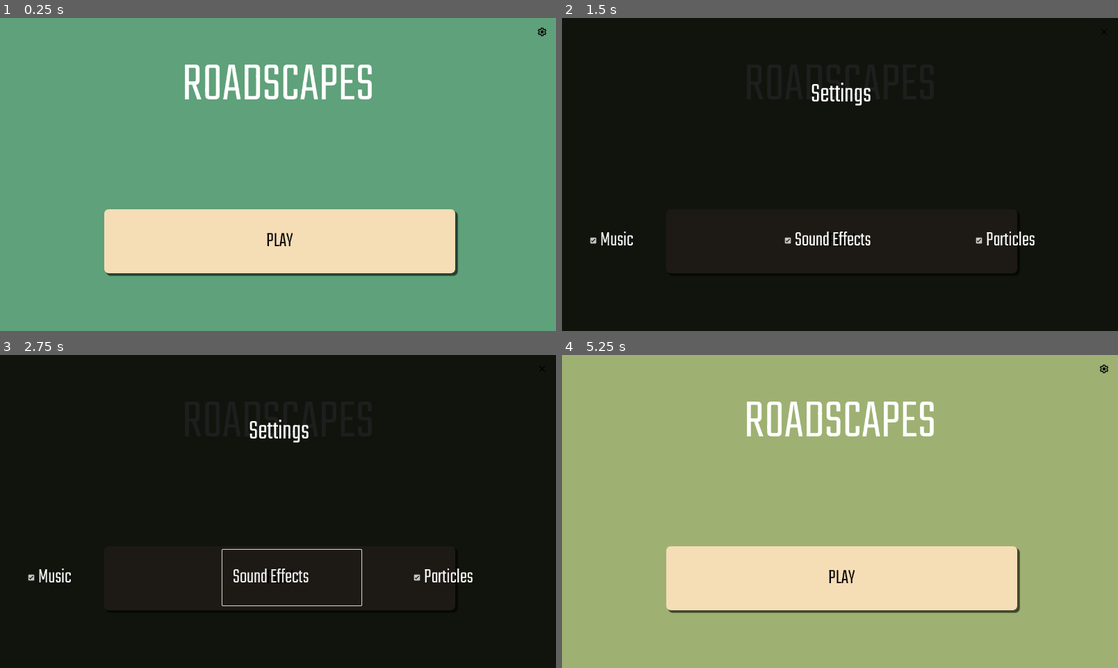
Above: before the commit, frames 1-4 (two rows, left to right).
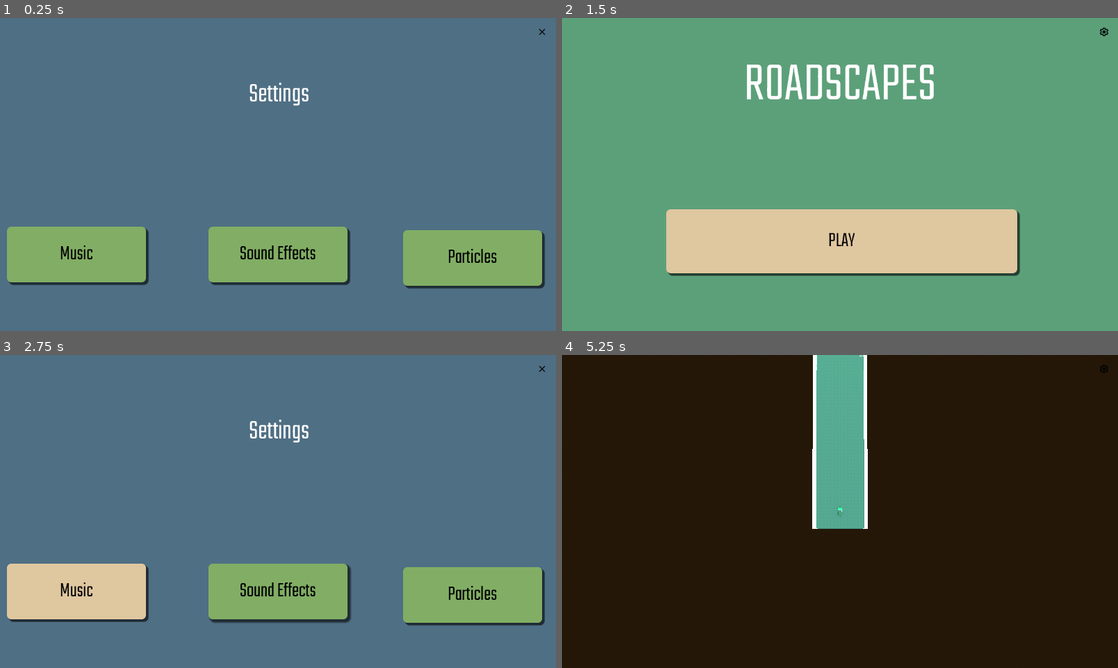
Above: after the commit, the same moments.

Repository: vachanbhogi/drive
Game: Godot game, scene res://Title/title.tscn
Two runs of this game, one before a commit and one after it. Both use one fixed random seed, a clock stepped at 60 frames per second and the inputs below.
Inputs (mouse positions are in pixels of both pictures, inside the frame that each line leads up to):
- Up to frame 1 (0.25 s): no input
- Up to frame 2 (1.5 s): click (639, 255) at 0.5 s, where only the run after the commit has a clickable "Music"; click (1106, 30) at 1.25 s
- Up to frame 3 (2.75 s): click (289, 577) at 2 s, where only the run before the commit has a clickable "Sound Effects"
- Up to frame 4 (5.25 s): click "Music" at 2.75 s; click "Sound Effects" at 3.5 s; click "Particles" at 4.25 s; click (1106, 367) at 5 s

The runs differ from the first frame. In frame 1, 100% of the frame differs, in the area x 0-100%, y 0-100%; in frame 2, 100%; in frame 3, 100%; in frame 4, 100%.

Commit message:
updated ui

Diff:
--- a/Settings/settings.gd
+++ b/Settings/settings.gd
@@ -6,10 +6,7 @@
 var opened := false
 
 func _ready() -> void:
-	# Initialize UI elements based on global settings
-	$UI/ColorRect/Settings/Music.button_pressed = Global.music
-	$UI/ColorRect/Settings/SoundEffects.button_pressed = Global.sound_effects
-	$UI/ColorRect/Settings/Particles.button_pressed = Global.particles
+	toggle_settings()
 
 func _on_open_pressed() -> void:
 	toggle_settings()
@@ -24,16 +21,22 @@
 		ui.visible = true
 		get_tree().paused = true
 		open_button.icon = load("res://assets/ui/icons/close.svg")
+		$UI/ColorRect/Settings/Music.modulate = "93df9f" if Global.music else "ffffff"
+		$UI/ColorRect/Settings/SoundEffects.modulate ="93df9f" if Global.sound_effects else "ffffff"
+		$UI/ColorRect/Settings/Particles.modulate = "93df9f" if Global.particles else "ffffff"
 	else:
 		ui.visible = false
 		get_tree().paused = false
 		open_button.icon = load("res://assets/ui/icons/gear.svg")
 
-func _on_music_toggled(button_pressed: bool) -> void:
+func _on_music_toggled() -> void:
 	Global.toggle_music()
+	$UI/ColorRect/Settings/Music.modulate = "93df9f" if Global.music else "ffffff"
 
-func _on_sound_effects_toggled(button_pressed: bool) -> void:
+func _on_sound_effects_toggled() -> void:
 	Global.togglet_sound_effects()
+	$UI/ColorRect/Settings/SoundEffects.modulate ="93df9f" if Global.sound_effects else "ffffff"
 
-func _on_particles_toggled(button_pressed: bool) -> void:
+func _on_particles_toggled() -> void:
 	Global.toggle_particles()
+	$UI/ColorRect/Settings/Particles.modulate = "93df9f" if Global.particles else "ffffff"
--- a/Settings/settings.tscn
+++ b/Settings/settings.tscn
@@ -9,7 +9,6 @@
 script = ExtResource("1_lr8xx")
 
 [node name="UI" type="Control" parent="."]
-visible = false
 layout_mode = 3
 anchors_preset = 15
 anchor_right = 1.0
@@ -24,7 +23,7 @@
 anchor_bottom = 1.0
 grow_horizontal = 2
 grow_vertical = 2
-color = Color(0, 0, 0, 0.882353)
+color = Color(0.309804, 0.435294, 0.517647, 1)
 
 [node name="Settings" type="Control" parent="UI/ColorRect"]
 layout_mode = 1
@@ -36,53 +35,50 @@
 grow_horizontal = 2
 grow_vertical = 2
 
-[node name="Music" type="CheckBox" parent="UI/ColorRect/Settings"]
+[node name="Music" type="Button" parent="UI/ColorRect/Settings"]
 layout_mode = 1
 anchors_preset = 4
 anchor_top = 0.5
 anchor_bottom = 0.5
-offset_left = 64.0
-offset_top = 57.0
-offset_right = 384.0
-offset_bottom = 185.0
+offset_left = 16.0
+offset_top = 89.0
+offset_right = 336.0
+offset_bottom = 217.0
 grow_vertical = 2
 theme = ExtResource("2_frl2j")
 text = "Music"
-icon_alignment = 2
 
-[node name="SoundEffects" type="CheckBox" parent="UI/ColorRect/Settings"]
+[node name="SoundEffects" type="Button" parent="UI/ColorRect/Settings"]
 layout_mode = 1
 anchors_preset = 8
 anchor_left = 0.5
 anchor_top = 0.5
 anchor_right = 0.5
 anchor_bottom = 0.5
-offset_left = -128.0
-offset_top = 57.0
-offset_right = 192.0
-offset_bottom = 185.0
+offset_left = -160.0
+offset_top = 89.0
+offset_right = 160.0
+offset_bottom = 217.0
 grow_horizontal = 2
 grow_vertical = 2
 theme = ExtResource("2_frl2j")
 text = "Sound Effects"
-icon_alignment = 2
 
-[node name="Particles" type="CheckBox" parent="UI/ColorRect/Settings"]
+[node name="Particles" type="Button" parent="UI/ColorRect/Settings"]
 layout_mode = 1
-anchors_preset = 8
-anchor_left = 0.5
+anchors_preset = 6
+anchor_left = 1.0
 anchor_top = 0.5
-anchor_right = 0.5
+anchor_right = 1.0
 anchor_bottom = 0.5
-offset_left = 312.0
-offset_top = 57.0
-offset_right = 576.0
-offset_bottom = 185.0
-grow_horizontal = 2
+offset_left = -352.0
+offset_top = 97.0
+offset_right = -32.0
+offset_bottom = 225.0
+grow_horizontal = 0
 grow_vertical = 2
 theme = ExtResource("2_frl2j")
 text = "Particles"
-icon_alignment = 2
 
 [node name="Label" type="Label" parent="UI/ColorRect"]
 offset_left = 200.0
@@ -104,7 +100,7 @@
 flat = true
 icon_alignment = 1
 
-[connection signal="toggled" from="UI/ColorRect/Settings/Music" to="." method="_on_music_toggled"]
-[connection signal="toggled" from="UI/ColorRect/Settings/SoundEffects" to="." method="_on_sound_effects_toggled"]
-[connection signal="toggled" from="UI/ColorRect/Settings/Particles" to="." method="_on_particles_toggled"]
+[connection signal="pressed" from="UI/ColorRect/Settings/Music" to="." method="_on_music_toggled"]
+[connection signal="pressed" from="UI/ColorRect/Settings/SoundEffects" to="." method="_on_sound_effects_toggled"]
+[connection signal="pressed" from="UI/ColorRect/Settings/Particles" to="." method="_on_particles_toggled"]
 [connection signal="pressed" from="Open_button" to="." method="_on_open_pressed"]
--- /dev/null
+++ b/assets/ui/button.tres
@@ -0,0 +1,12 @@
+[gd_resource type="StyleBoxFlat" format=3 uid="uid://pyl6hs0234f8"]
+
+[resource]
+bg_color = Color(0.87451, 0.780392, 0.627451, 1)
+border_color = Color(0, 0, 0, 1)
+border_blend = true
+corner_radius_top_left = 10
+corner_radius_top_right = 10
+corner_radius_bottom_right = 10
+corner_radius_bottom_left = 10
+shadow_size = 2
+shadow_offset = Vector2(5, 5)
--- a/assets/ui/theme.tres
+++ b/assets/ui/theme.tres
@@ -1,21 +1,29 @@
-[gd_resource type="Theme" load_steps=3 format=3 uid="uid://c18q4bdymtvff"]
+[gd_resource type="Theme" load_steps=4 format=3 uid="uid://c18q4bdymtvff"]
 
 [ext_resource type="FontFile" uid="uid://bisnc1f04kqlp" path="res://assets/ui/fonts/Teko-VariableFont_wght.ttf" id="1_kpuk6"]
+[ext_resource type="StyleBox" uid="uid://pyl6hs0234f8" path="res://assets/ui/button.tres" id="2_suhqr"]
 
-[sub_resource type="StyleBoxFlat" id="StyleBoxFlat_qo10b"]
-bg_color = Color(0.960784, 0.866667, 0.713726, 1)
+[sub_resource type="StyleBoxFlat" id="StyleBoxFlat_wfkwq"]
+bg_color = Color(0.87451, 0.780392, 0.627451, 1)
 border_color = Color(0, 0, 0, 1)
 border_blend = true
 corner_radius_top_left = 10
 corner_radius_top_right = 10
 corner_radius_bottom_right = 10
 corner_radius_bottom_left = 10
-shadow_size = 2
+shadow_size = 5
 shadow_offset = Vector2(5, 5)
 
 [resource]
 default_font = ExtResource("1_kpuk6")
 default_font_size = 48
 Button/colors/font_color = Color(0, 0, 0, 1)
+Button/colors/font_focus_color = Color(0, 0, 0, 1)
+Button/colors/font_hover_color = Color(0, 0, 0, 1)
+Button/colors/font_hover_pressed_color = Color(0, 0, 0, 1)
+Button/colors/font_pressed_color = Color(0, 0, 0, 1)
 Button/fonts/font = ExtResource("1_kpuk6")
-Button/styles/normal = SubResource("StyleBoxFlat_qo10b")
+Button/styles/focus = ExtResource("2_suhqr")
+Button/styles/hover = SubResource("StyleBoxFlat_wfkwq")
+Button/styles/normal = ExtResource("2_suhqr")
+Button/styles/pressed = ExtResource("2_suhqr")
--- a/player/player.gd
+++ b/player/player.gd
@@ -51,7 +51,7 @@
 	var speed_ratio = sqrt(linear_velocity_length_squared) / acceleration
 	audio_stream_player.pitch_scale = speed_ratio
 	if linear_velocity_length_squared > 0:
-		if !audio_stream_player.is_playing():
+		if !audio_stream_player.is_playing() and Global.sound_effects:
 			audio_stream_player.play()
 	else:
 		audio_stream_player.stop()
